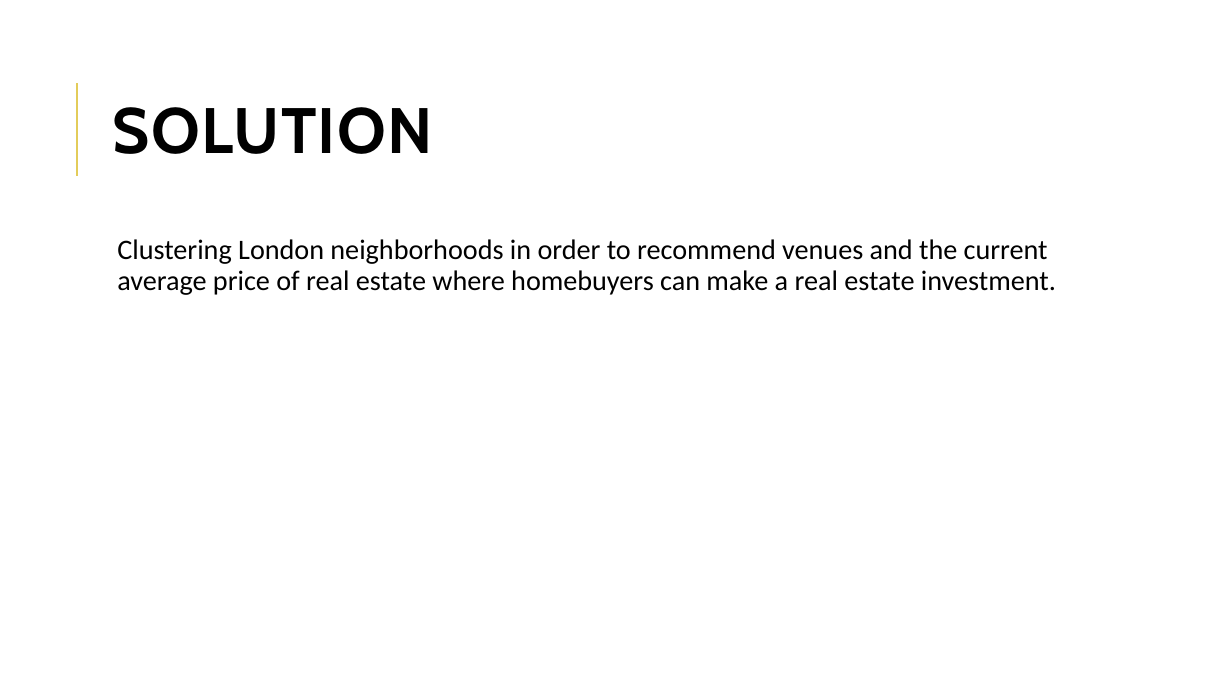
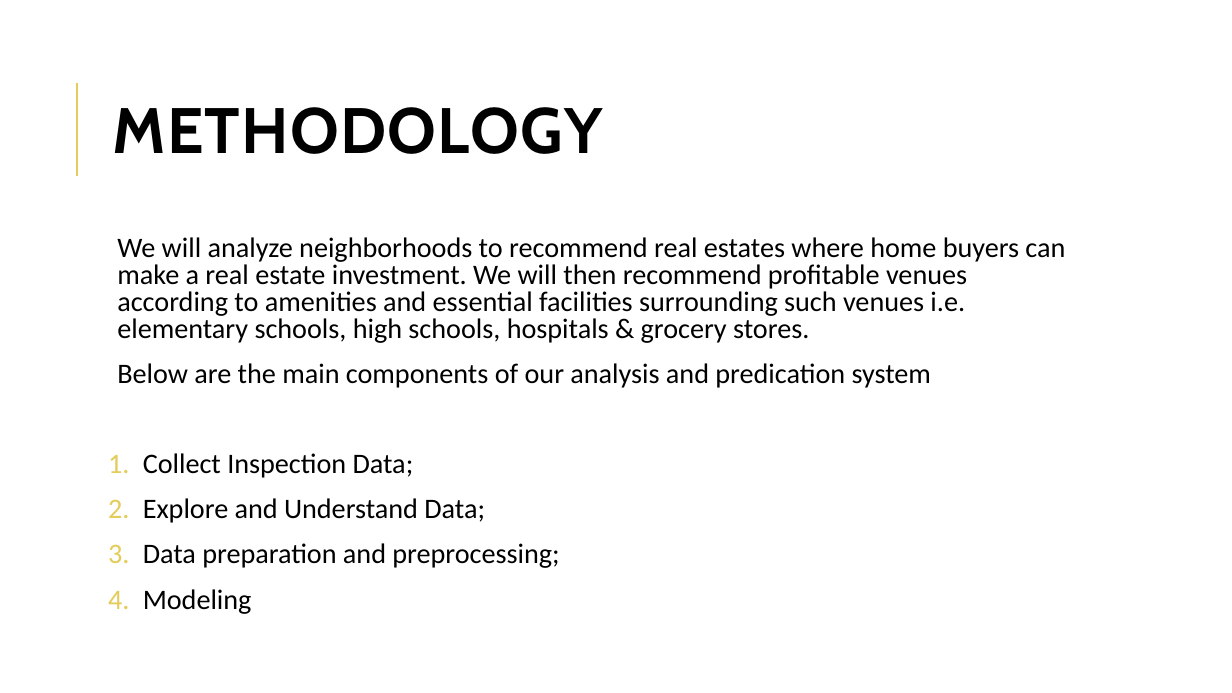
Before and after one commit to Supriyasmenon/Coursera_Capstone, a slide deck: slide 3 of CapstoneProjectPresentation.pptx. Drawn at 1232x693 pixels with LibreOffice and Linux fonts; fonts in the diff are those of the drawing. Boxes give left, top, right and bottom in pixels: in the first picture for what was removed or moved away, otherwise in the second. Text is boxed around its words. In the diff, an @@ line names an element or a change of style, - is before the commit and + after.

```diff
--- a/CapstoneProjectPresentation.pptx
+++ b/CapstoneProjectPresentation.pptx
@@ title at (x1=113, y1=107, x2=603, y2=154): text changed @@
-SOLUTION
+METHODOLOGY
@@ text at (x1=117, y1=237, x2=1065, y2=614): text changed @@
-  Clustering London neighborhoods in order to recommend venues and the current average price of real estate where homebuyers can make a real estate investment.
+  We will analyze neighborhoods to recommend real estates where home buyers can make a real estate investment. We will then recommend profitable venues according to amenities and essential facilities surrounding such venues i.e. elementary schools, high schools, hospitals & grocery stores.
+  Below are the main components of our analysis and predication system
+1. Collect Inspection Data;
+2. Explore and Understand Data;
+3. Data preparation and preprocessing;
+4. Modeling
```
Also in this commit, not shown: 3 other slides changed, 3 slides added, 1 other file.
